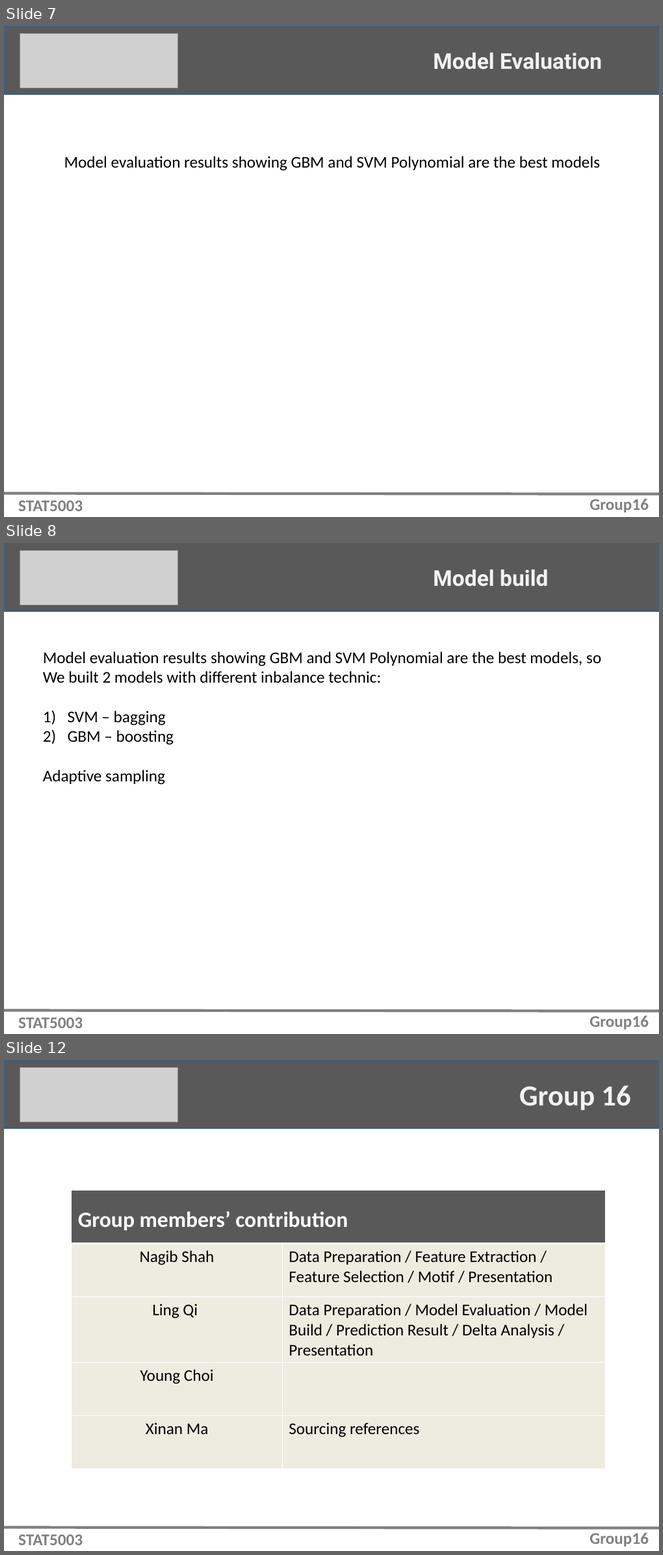
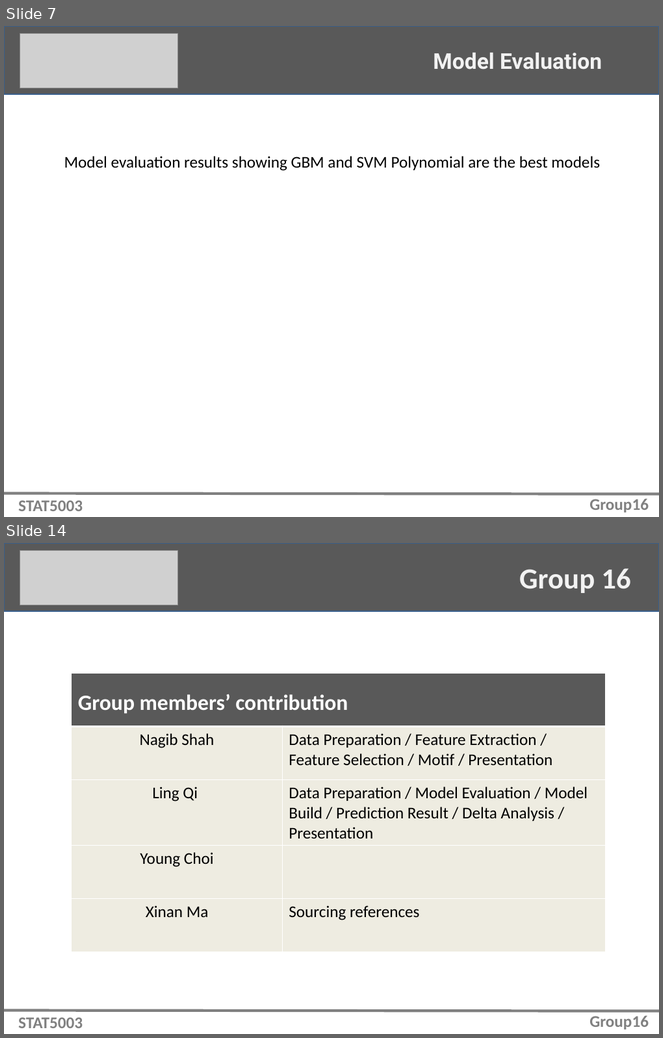
Before and after one commit to nagibshah/predicting-novel-kinase-substrates, a slide deck: Assignment2_Slides_LingVersion.pptx. Shown one above the other, each under a label of ours: slides 7, 8 and 12 before the commit, slides 7 and 14 after it; the slides between them are not shown. The pictures are 663x1555 and 663x1038 pixels, drawn with LibreOffice and Linux fonts; fonts in the diff are those of the drawing; grey boxes stand for pictures. Boxes give left, top, right and bottom in pixels: in the first picture for what was removed or moved away, otherwise in the second. Text is boxed around its words. In the diff, an @@ line names an element or a change of style, - is before the commit and + after.

Commit message:
Ling - slides 8-13

```diff
--- a/Assignment2_Slides_LingVersion.pptx
+++ b/Assignment2_Slides_LingVersion.pptx
@@ slide 8 removed at <box>4,543,659,1034</box>, background #FFFFFF @@
@@ rectangle removed at <box>4,543,659,611</box> @@
@@ picture removed at <box>20,551,178,605</box> @@
@@ text removed at <box>433,570,548,587</box> @@
-Model build
@@ text removed at <box>43,652,601,785</box> @@
-Model evaluation results showing GBM and SVM Polynomial are the best models, so
-We built 2 models with different inbalance technic:
-1) SVM – bagging
-2) GBM – boosting
-Adaptive sampling
@@ line removed from (4, 1011) to (659, 1012) @@
@@ text removed at <box>18,1017,83,1029</box> @@
-STAT5003
@@ text removed at <box>590,1016,649,1030</box> @@
-Group16
@@ what was slide 12 is now slide 14 @@
```
Also in this commit, not shown: 1 slide changed, 5 slides added, 2 other slides removed.
